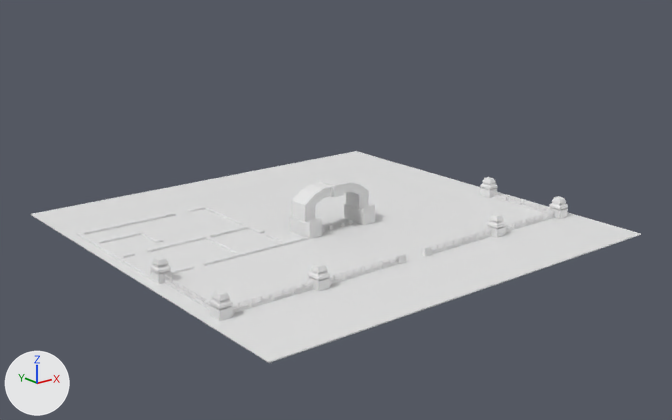
A saved change to the Blender file Assets/Levels/level3.blend.
The view is the same before and after, from a 50 mm camera at (-121.9, -155.9, 72.8) aimed at (13.7, 13.6, 5.0). The axes (+X, +Y, +Z) are drawn at lower left. The lights are the same throughout.
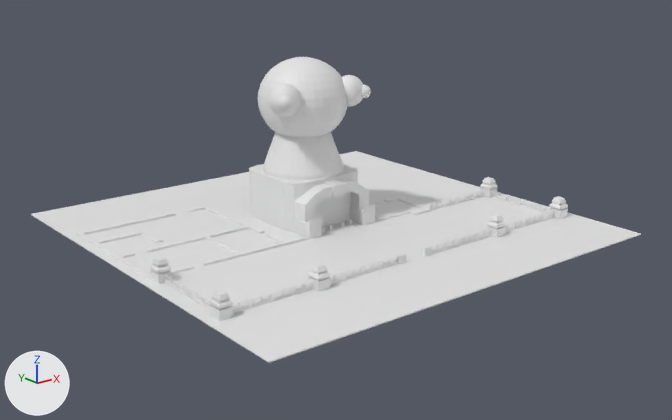
Location of each change, (x1, y1, x2, y2) in pixels of the pictures (672 x 420 px):
'Cylinder', added
    after: (258, 57, 347, 180)
'Cube.024', added
    after: (249, 164, 358, 232)
'Sphere', added
    after: (268, 83, 302, 117)
'Sphere.001', added
    after: (342, 75, 363, 107)
'Cube.022', added
    after: (369, 197, 432, 222)
'Cube.023', added
    after: (429, 190, 484, 210)
'Sphere.002', added
    after: (278, 96, 293, 110)
'Sphere.003', added
    after: (362, 85, 371, 98)

The change, as a list of edits to the scene's bpy script:
```text
Add me_sphere_003:
    me_sphere_003.from_pydata(...)  # a UV sphere (32 segments, 16 rings, poles along z) spanning x -1.0..1.0, y -1.0..1.0, z -1.0..1.0
Add me_cylinder:
    me_cylinder.from_pydata(...)  # 578 vertices, 578 faces; spans x -1.1..1.1, y -1.1..1.1, z -1.0..22.1
Add me_cube_002:
    me_cube_002.from_pydata(...)  # 24 vertices, 14 faces; spans x -1.0..1.0, y -1.0..1.0, z -1.0..1.0
Add me_cube:
    me_cube.from_pydata(...)  # 62 vertices, 60 faces; spans x -1.0..17.0, y -5.6..72.1, z -1.0..1.0
Add ob_sphere_003:
    ob_sphere_003 = bpy.data.objects.new('Sphere.003', me_sphere_003)
    ob_sphere_003.location = (26.3, 18.2, 32.1)
    ob_sphere_003.scale = (1.69, 1.69, 1.69)
Add ob_sphere_002:
    ob_sphere_002 = bpy.data.objects.new('Sphere.002', me_sphere_003.copy())
    ob_sphere_002.location = (2.4, 18.2, 32.1)
    ob_sphere_002.scale = (1.69, 1.69, 1.69)
Add ob_sphere_001:
    ob_sphere_001 = bpy.data.objects.new('Sphere.001', me_sphere_003.copy())
    ob_sphere_001.location = (23.8, 21.2, 32.1)
    ob_sphere_001.scale = (3.92, 3.92, 3.92)
Add ob_sphere:
    ob_sphere = bpy.data.objects.new('Sphere', me_sphere_003.copy())
    ob_sphere.location = (4.4, 21.2, 32.1)
    ob_sphere.scale = (3.92, 3.92, 3.92)
Add ob_cylinder:
    ob_cylinder = bpy.data.objects.new('Cylinder', me_cylinder)
    ob_cylinder.location = (14.4, 27.8, 11.9)
    ob_cylinder.scale = (10.2, 10.2, 1.29)
Add ob_cube_024:
    ob_cube_024 = bpy.data.objects.new('Cube.024', me_cube_002)
    ob_cube_024.location = (14.3, 27.7, 4.9)
    ob_cube_024.scale = (11.0, 10.6, 7.36)
Add ob_cube_022:
    ob_cube_022 = bpy.data.objects.new('Cube.022', me_cube)
    ob_cube_022.location = (25.6, 12.2, 0.3)
    ob_cube_022.scale = (1.0, 0.438, 0.252)
Add ob_cube_023:
    ob_cube_023 = bpy.data.objects.new('Cube.023', me_cube_022.copy())  # the mesh of ob_cube_011
    ob_cube_023.location = (60.3, 10.2, 0.4)
    ob_cube_023.rotation_euler = (0.0, 0.0, 3.142)  # degrees (0, 0, 180)
    ob_cube_023.scale = (2.29, 0.267, 0.392)
    _m = ob_cube_023.modifiers.new('Array', 'ARRAY')
    _m.count = 4
```
